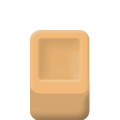
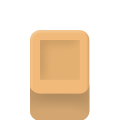
Layered file, before and after one edit (120x120). Changes by layer:
painted on "Фигура 1" over [40, 40, 80, 80]
